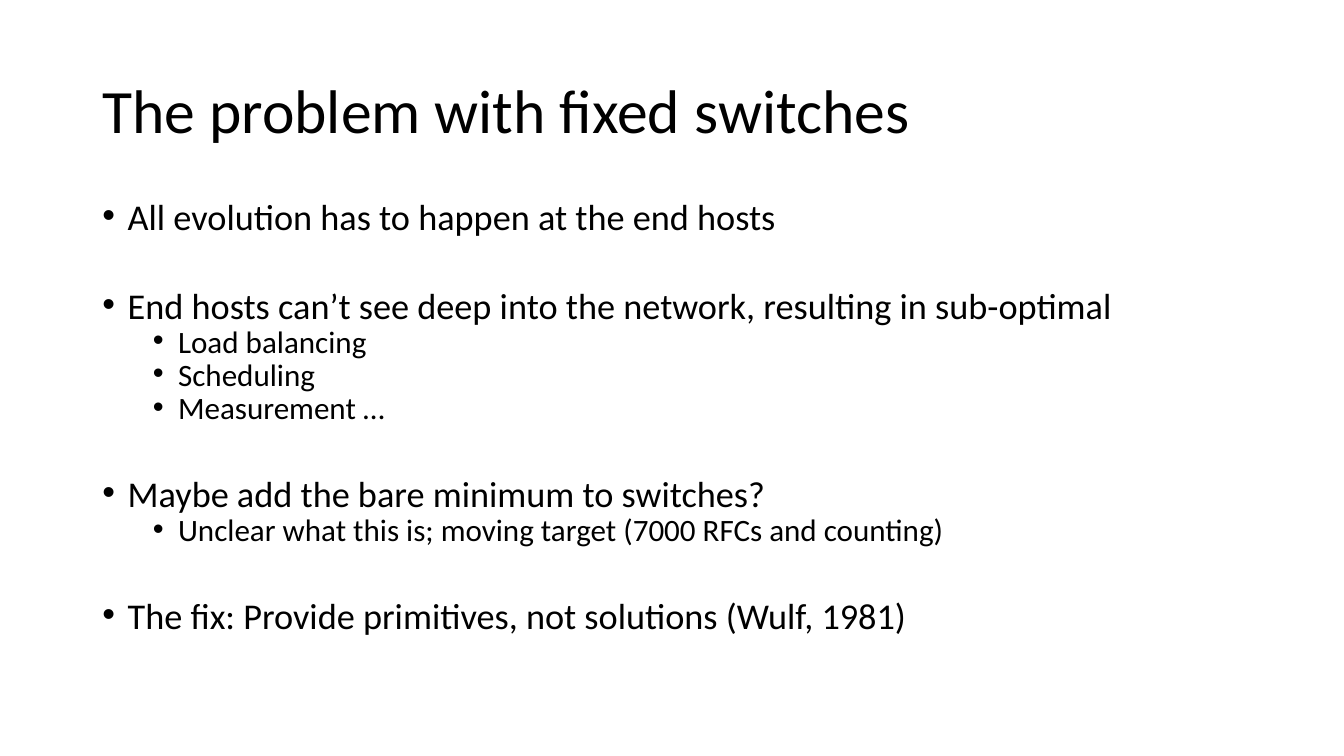
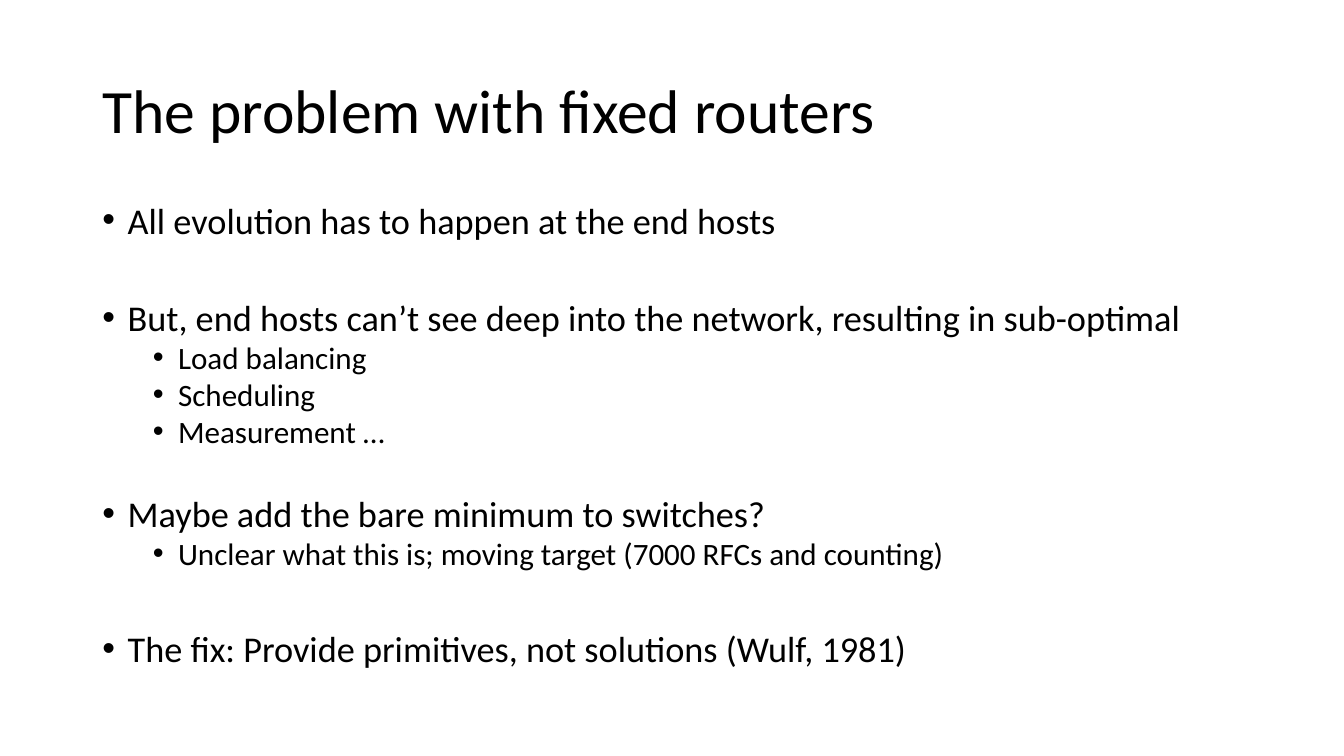
Before and after one commit to anirudhSK/pifo-domino-marple-ppts, a slide deck: slide 4 of combined_domino_pifo.pptx. Drawn at 1344x756 pixels with LibreOffice and Linux fonts; fonts in the diff are those of the drawing. Boxes give left, top, right and bottom in pixels: in the first picture for what was removed or moved away, otherwise in the second. Text is boxed around its words. In the diff, an @@ line names an element or a change of style, - is before the commit and + after.

```diff
--- a/combined_domino_pifo.pptx
+++ b/combined_domino_pifo.pptx
@@ title at (102,90,874,143): text changed @@
-The problem with fixed switches
+The problem with fixed routers
@@ text at (128,208,943,668): line spacing 0.7 to 0.8 @@
@@ text at (128,305,1180,338): text changed @@
-• End hosts can’t see deep into the network, resulting in sub-optimal
+• But, end hosts can’t see deep into the network, resulting in sub-optimal
```
Also in this commit, not shown: 5 other slides changed.
